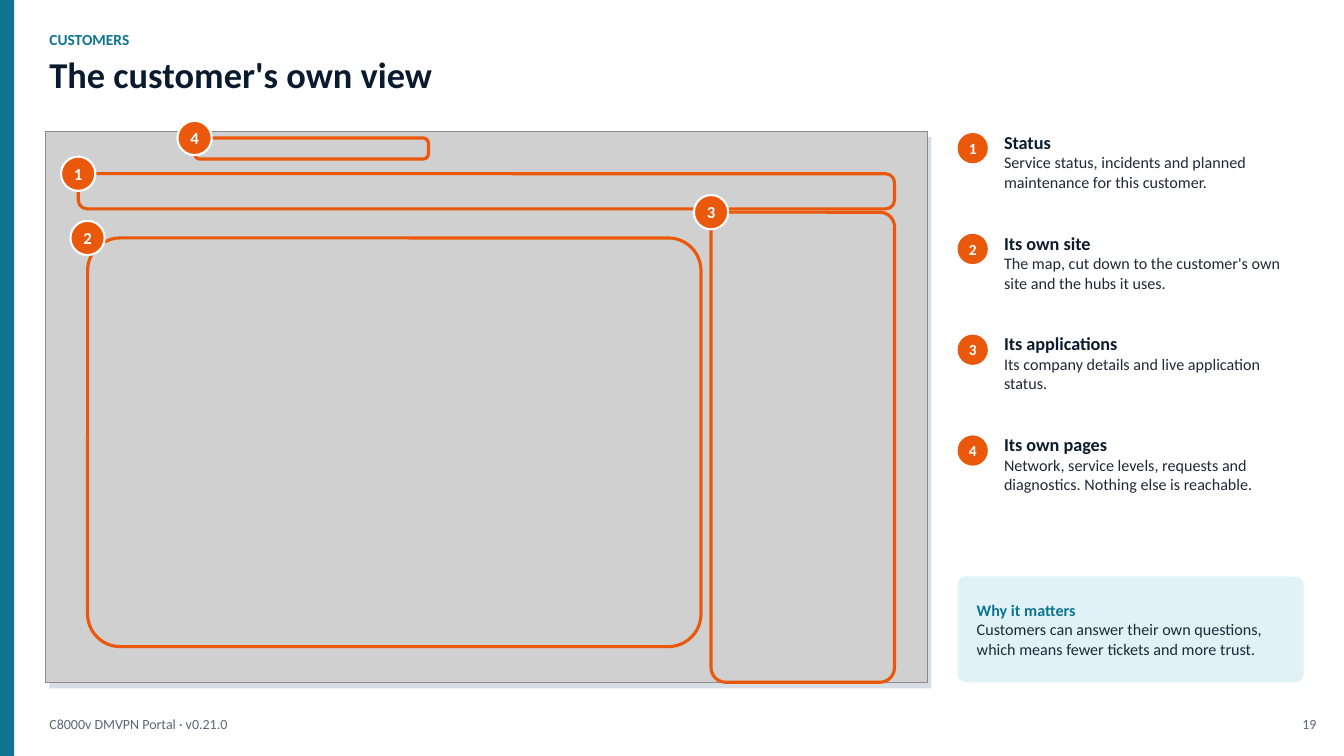
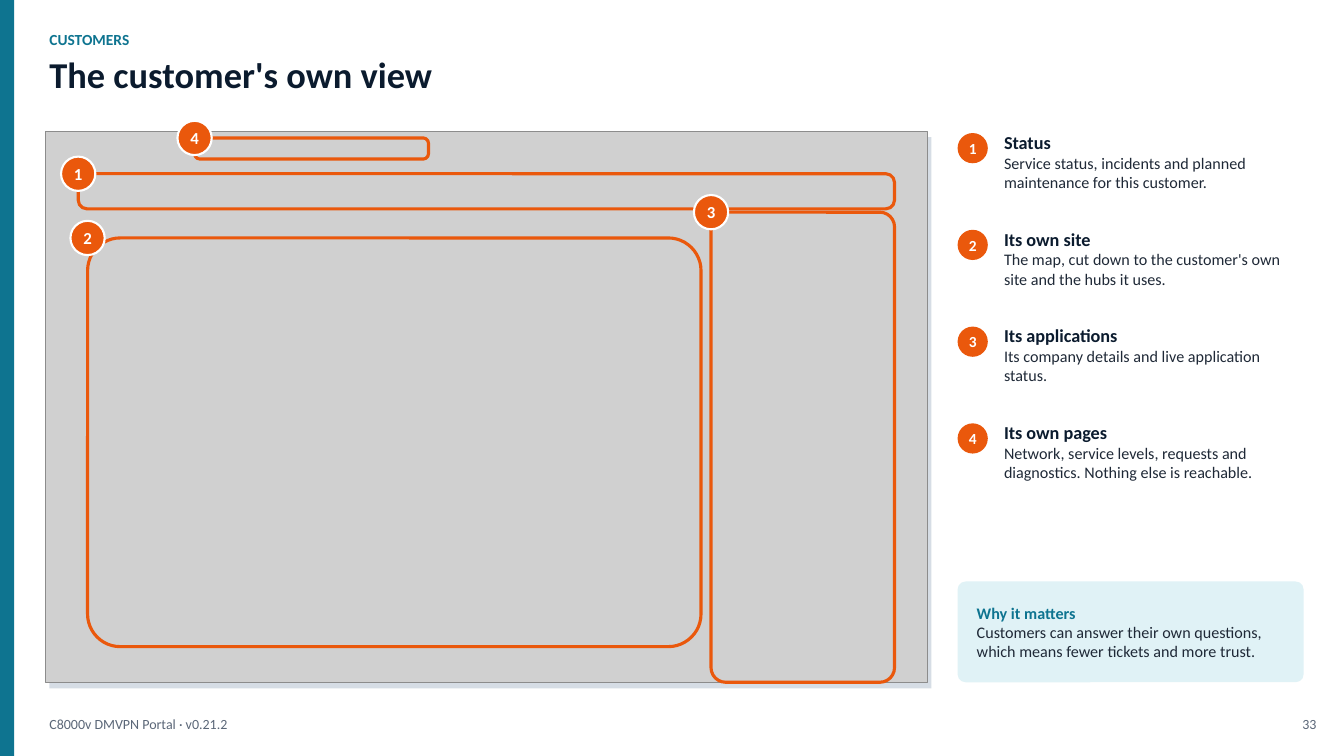
Before and after one commit to dcantor/c8000v-dmvpn-lab, a slide deck: slide 33 of docs/presentation/c8000v-dmvpn-portal.pptx (slide 19 before the commit). Drawn at 1344x756 pixels with LibreOffice and Linux fonts; fonts in the diff are those of the drawing; grey boxes stand for pictures. Boxes give left, top, right and bottom in pixels: in the first picture for what was removed or moved away, otherwise in the second. Text is boxed around its words. In the diff, an @@ line names an element or a change of style, - is before the commit and + after.

```diff
--- a/docs/presentation/c8000v-dmvpn-portal.pptx
+++ b/docs/presentation/c8000v-dmvpn-portal.pptx
@@ ellipse "2" moved from (x1=958, y1=234, x2=988, y2=264) to (x1=958, y1=230, x2=988, y2=260) @@
@@ text "Its own site" moved from (x1=1004, y1=237, x2=1280, y2=289) to (x1=1004, y1=233, x2=1280, y2=285) @@
@@ ellipse "3" moved from (x1=958, y1=335, x2=988, y2=365) to (x1=958, y1=327, x2=988, y2=357) @@
@@ text "Its applications" moved from (x1=1004, y1=337, x2=1260, y2=389) to (x1=1004, y1=329, x2=1260, y2=381) @@
@@ text "Its own pages" moved from (x1=1004, y1=439, x2=1252, y2=493) to (x1=1004, y1=427, x2=1252, y2=481) @@
@@ ellipse "4" moved from (x1=958, y1=436, x2=988, y2=466) to (x1=958, y1=423, x2=988, y2=454) @@
@@ rounded rectangle resized from (x1=958, y1=577, x2=1304, y2=683) to (x1=958, y1=582, x2=1304, y2=683) @@
@@ text at (x1=49, y1=719, x2=228, y2=729): text changed @@
-C8000v DMVPN Portal · v0.21.0
+C8000v DMVPN Portal · v0.21.2
@@ text at (x1=1302, y1=720, x2=1316, y2=729): text changed @@
-19
+33
```
Also in this commit, not shown: 22 other slides changed, 16 slides added, 20 other files.
